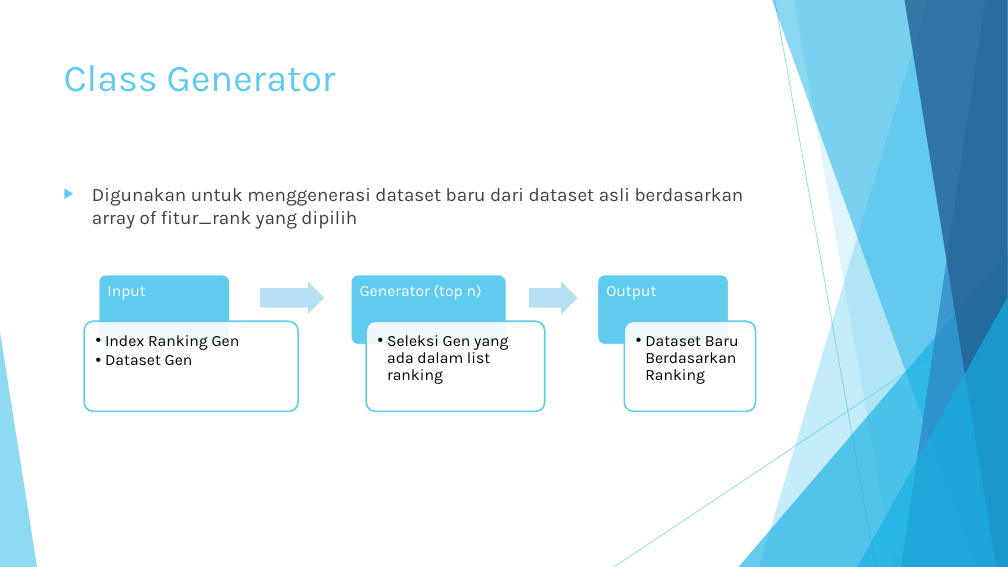
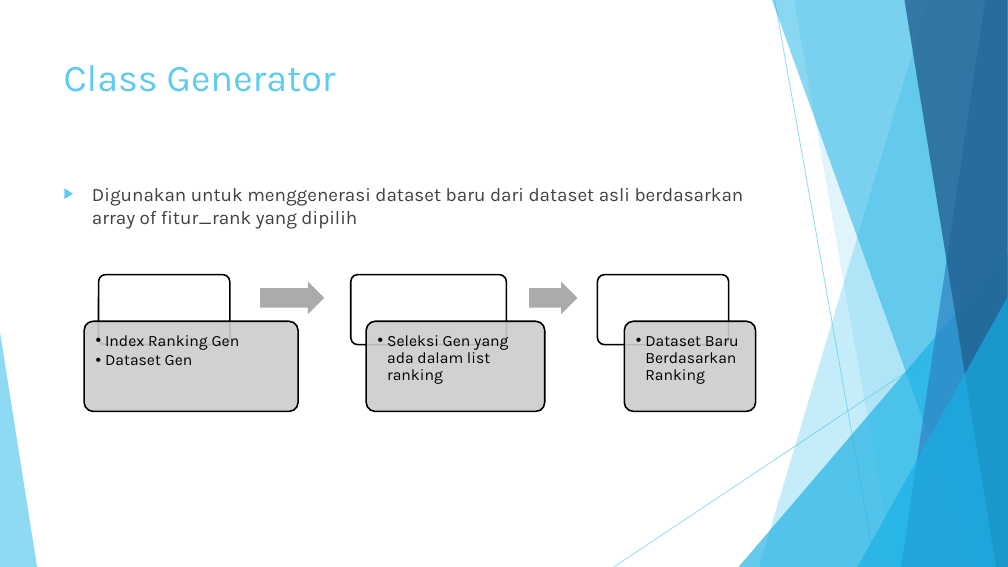
Before and after one commit to neimasilk/thesis_bibli, a slide deck: slide 27 of laporan progress/progress report mei 12.pptx. Drawn at 1008x567 pixels with LibreOffice and Linux fonts; fonts in the diff are those of the drawing. Boxes give left, top, right and bottom in pixels: in the first picture for what was removed or moved away, otherwise in the second. Text is boxed around its words. In the diff, an @@ line names an element or a change of style, - is before the commit and + after.

```diff
--- a/laporan progress/progress report mei 12.pptx
+++ b/laporan progress/progress report mei 12.pptx
@@ text removed at [107,286,146,300] @@
-Input
@@ right arrow at [260,281,324,314]: fill #B6E2F6 to #ABABAB @@
@@ text removed at [360,285,482,300] @@
-Generator (top n)
@@ right arrow at [529,281,578,314]: fill #B6E2F6 to #ABABAB @@
@@ fill #5FCBEF to #FFFFFF; outline #FFFFFF 1.5 pt to #000000 1.5 pt in 3 elements at [98,274,230,345], [351,274,507,345], [597,274,729,345] @@
@@ text removed at [606,286,656,300] @@
-Output
@@ fill #FFFFFF at 90% opacity to #CCCCCC at 90% opacity; outline #5FCBEF 1.5 pt to #000000 1.5 pt in 3 elements at [84,321,298,411], [366,321,544,411], [625,321,756,411] @@
```
Also in this commit, not shown: 3 other slides changed, 7 other files.
